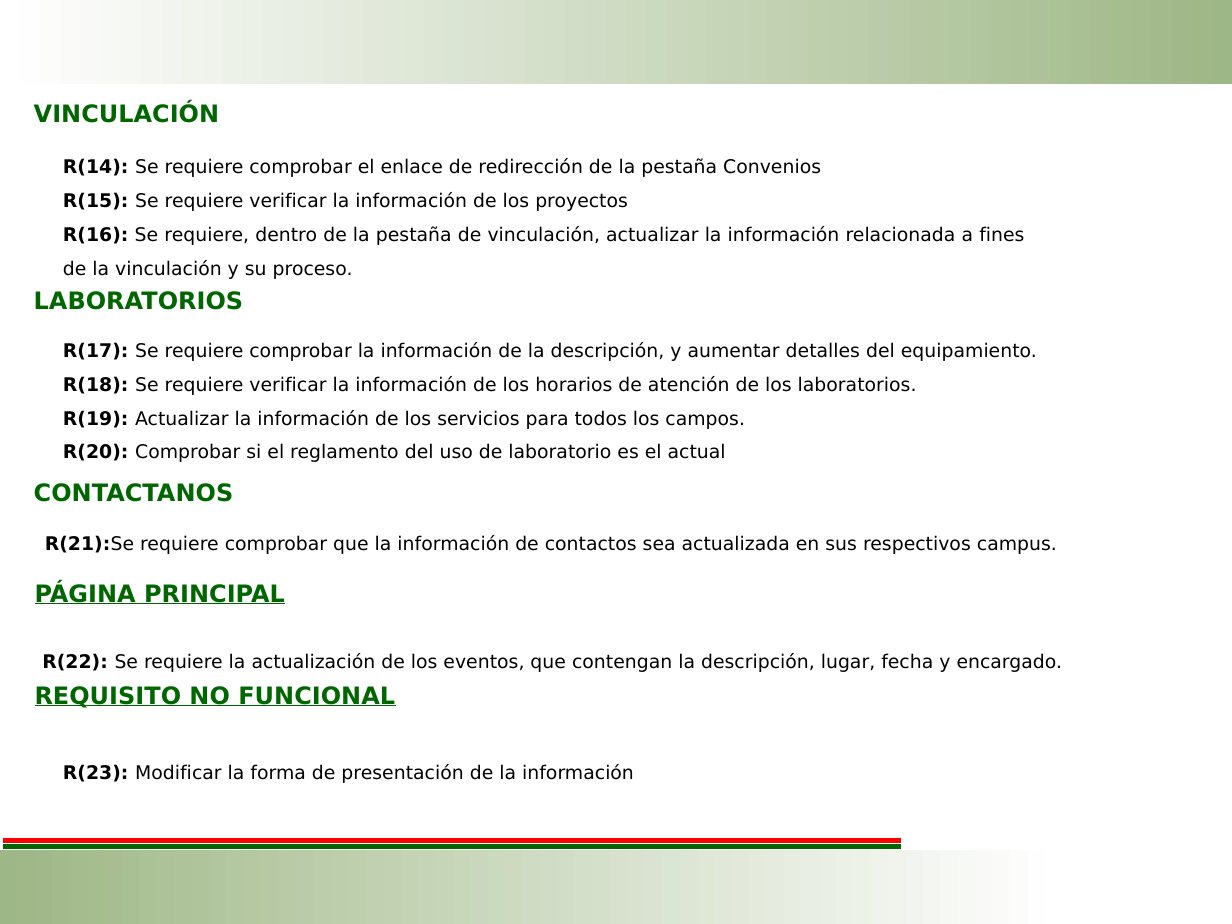
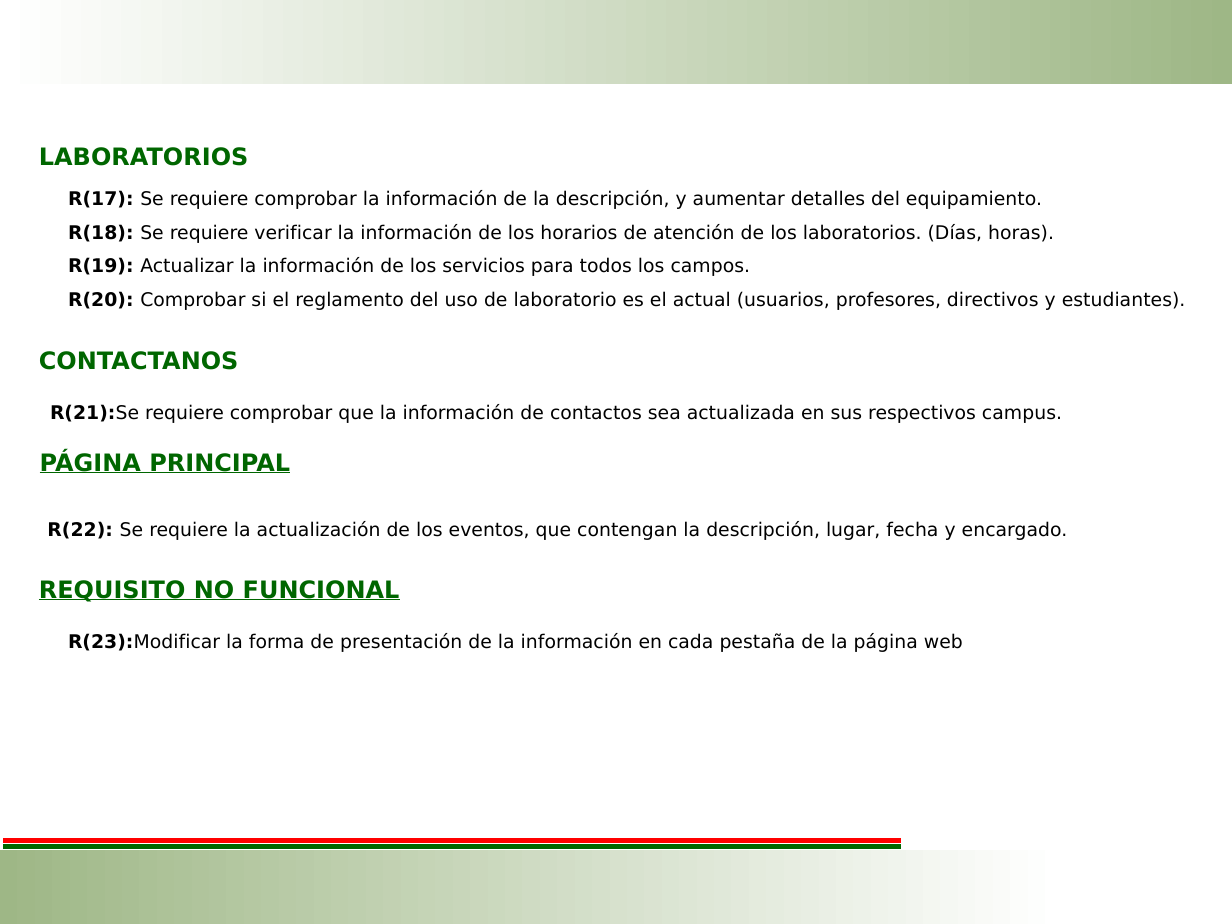
Before and after one commit to kings952/Grupo-MET-de-Software, a slide deck: slide 6 of ProyectoWeb/7. Presentación.pptx (slide 5 before the commit). Drawn at 1232x924 pixels with LibreOffice and Linux fonts; fonts in the diff are those of the drawing; background and template pictures are left out. Boxes give left, top, right and bottom in pixels: in the first picture for what was removed or moved away, otherwise in the second. Text is boxed around its words. In the diff, an @@ line names an element or a change of style, - is before the commit and + after.

Commit message:
Update 7. Presentación.pptx
Actualización presentación

```diff
--- a/ProyectoWeb/7. Presentación.pptx
+++ b/ProyectoWeb/7. Presentación.pptx
@@ text removed at (34, 102, 219, 123) @@
-VINCULACIÓN
@@ text "LABORATORIOS": place and size @@
-text "LABORATORIOS" at (34, 291, 244, 310)
+text "LABORATORIOS" at (39, 147, 249, 166)
@@ text "R(17): Se requiere comprobar la ...": place and size @@
-text "R(17): Se requiere comprobar la ..." at (63, 342, 1037, 462)
+text "R(17): Se requiere comprobar la ..." at (68, 190, 1186, 310)
@@ text removed at (63, 158, 1024, 279) @@
-R(14): Se requiere comprobar el enlace de redirección de la pestaña Convenios
-R(15): Se requiere verificar la información de los proyectos
-R(16): Se requiere, dentro de la pestaña de vinculación, actualizar la información relacionada a fines de la vinculación y su proceso.
@@ text at (68, 224, 1054, 243): text changed @@
-R(18): Se requiere verificar la información de los horarios de atención de los laboratorios.
+R(18): Se requiere verificar la información de los horarios de atención de los laboratorios. (Días, horas).
@@ text at (68, 291, 1186, 310): text changed @@
-R(20): Comprobar si el reglamento del uso de laboratorio es el actual
+R(20): Comprobar si el reglamento del uso de laboratorio es el actual (usuarios, profesores, directivos y estudiantes).
@@ 4 texts: place and size @@
-4 texts at (34, 483, 1063, 672)
+4 texts at (39, 351, 1068, 540)
@@ text "REQUISITO NO FUNCIONAL": place and size @@
-text "REQUISITO NO FUNCIONAL" at (35, 686, 395, 708)
+text "REQUISITO NO FUNCIONAL" at (39, 580, 400, 602)
@@ text at (68, 633, 963, 652): text changed @@
-R(23): Modificar la forma de presentación de la información
+R(23):Modificar la forma de presentación de la información en cada pestaña de la página web
```
Also in this commit, not shown: 1 other slide changed, 1 slide added.
